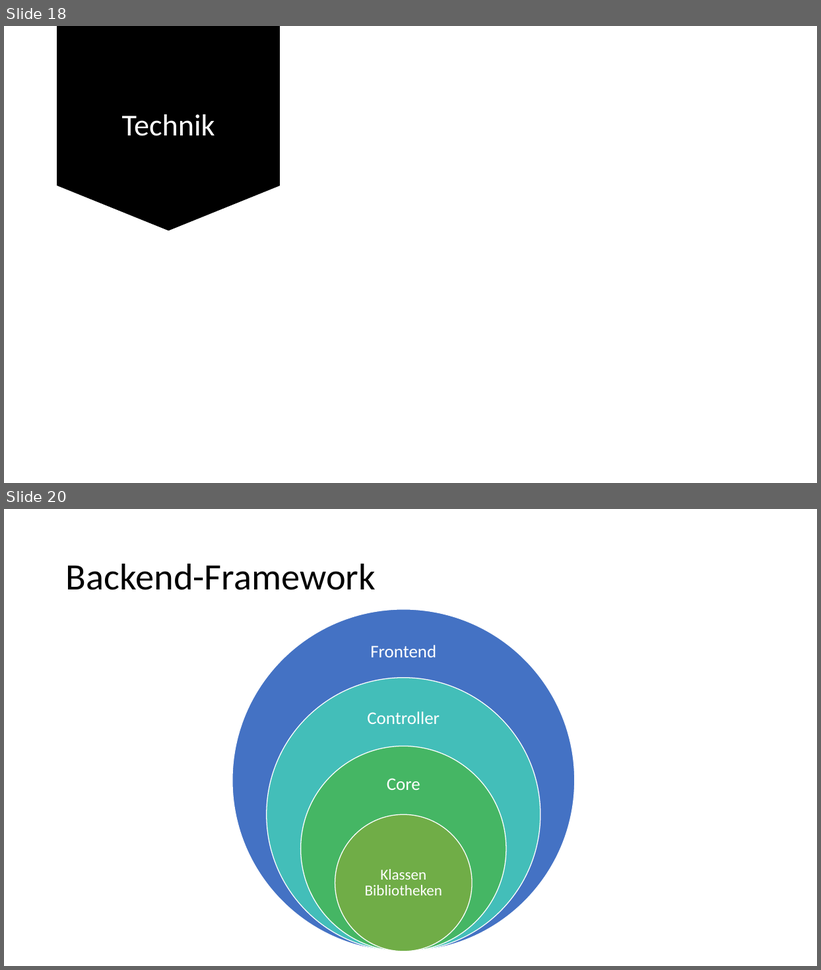
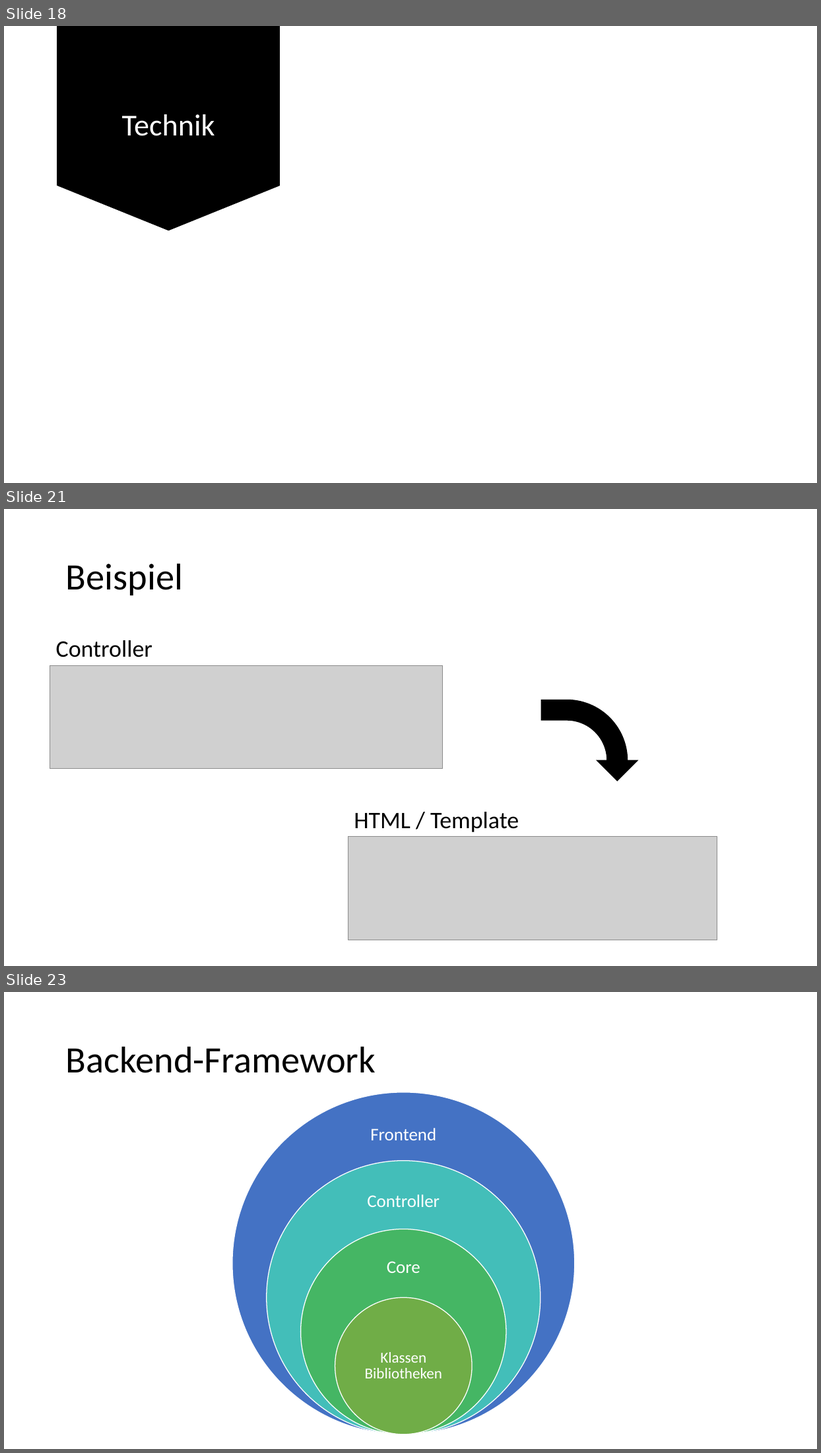
Before and after one commit to Masterarth/PM, a slide deck: documents/projectmanagement/Praesentationen/Vorstellung_Zwischenpräsentation - Kopie.pptx. Shown one above the other, each under a label of ours: slides 18 and 20 before the commit, slides 18, 21 and 23 after it; the slides between them are not shown. The pictures are 821x970 and 821x1453 pixels, drawn with LibreOffice and Linux fonts; fonts in the diff are those of the drawing; grey boxes stand for pictures; background and template pictures are left out. Boxes give left, top, right and bottom in pixels: in the first picture for what was removed or moved away, otherwise in the second. Text is boxed around its words. In the diff, an @@ line names an element or a change of style, - is before the commit and + after.

```diff
--- a/documents/projectmanagement/Praesentationen/Vorstellung_Zwischenpräsentation - Kopie.pptx
+++ b/documents/projectmanagement/Praesentationen/Vorstellung_Zwischenpräsentation - Kopie.pptx
@@ slide 21 added at [4, 509, 817, 966], background #FFFFFF @@
@@ title added at [66, 563, 183, 595], 44 pt, text #000000 @@
+Beispiel
@@ text added at [56, 640, 152, 657], 28 pt, text #000000 @@
+Controller
@@ picture added at [50, 666, 443, 769] @@
@@ bent arrow added at [542, 700, 638, 782], fill #000000, outline #000000 1 pt @@
@@ text added at [354, 812, 519, 832], 28 pt, text #000000 @@
+HTML / Template
@@ picture added at [348, 837, 717, 940] @@
@@ what was slide 20 is now slide 23 @@
```
Also in this commit, not shown: 3 slides changed, 3 other slides added.
